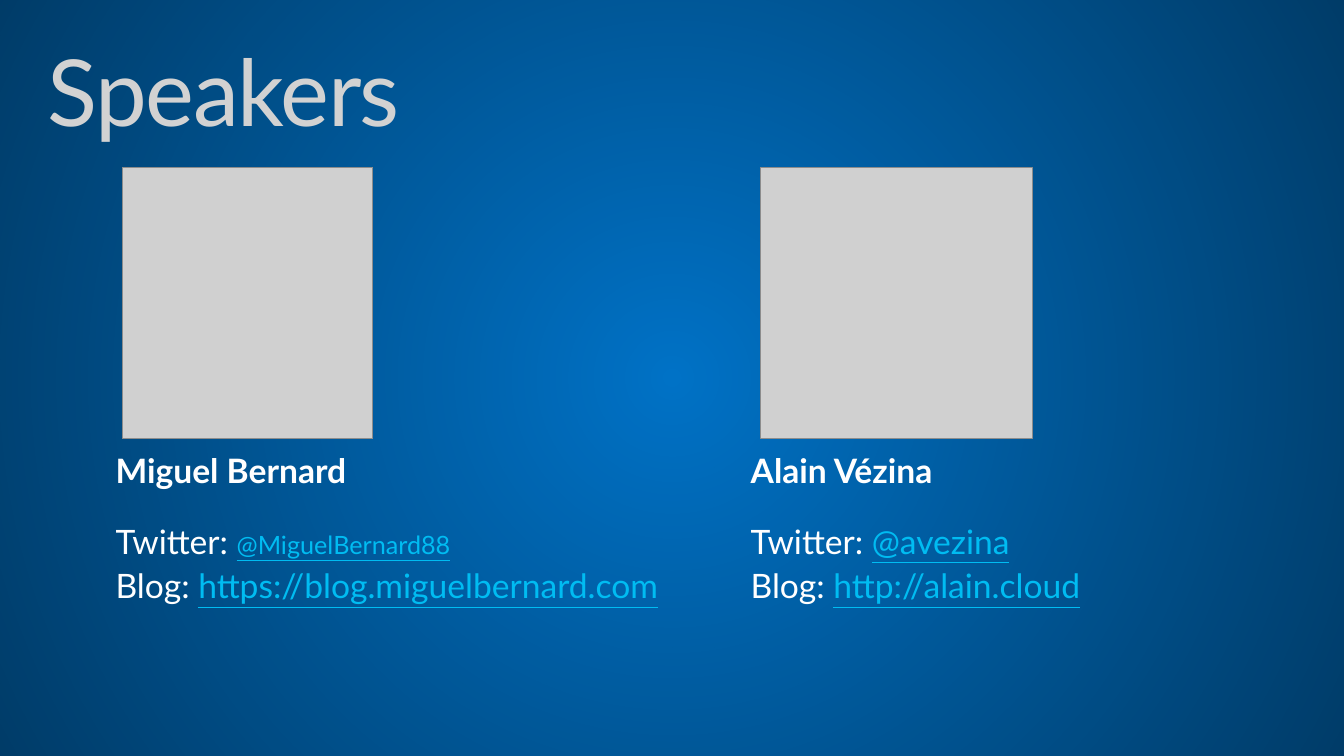
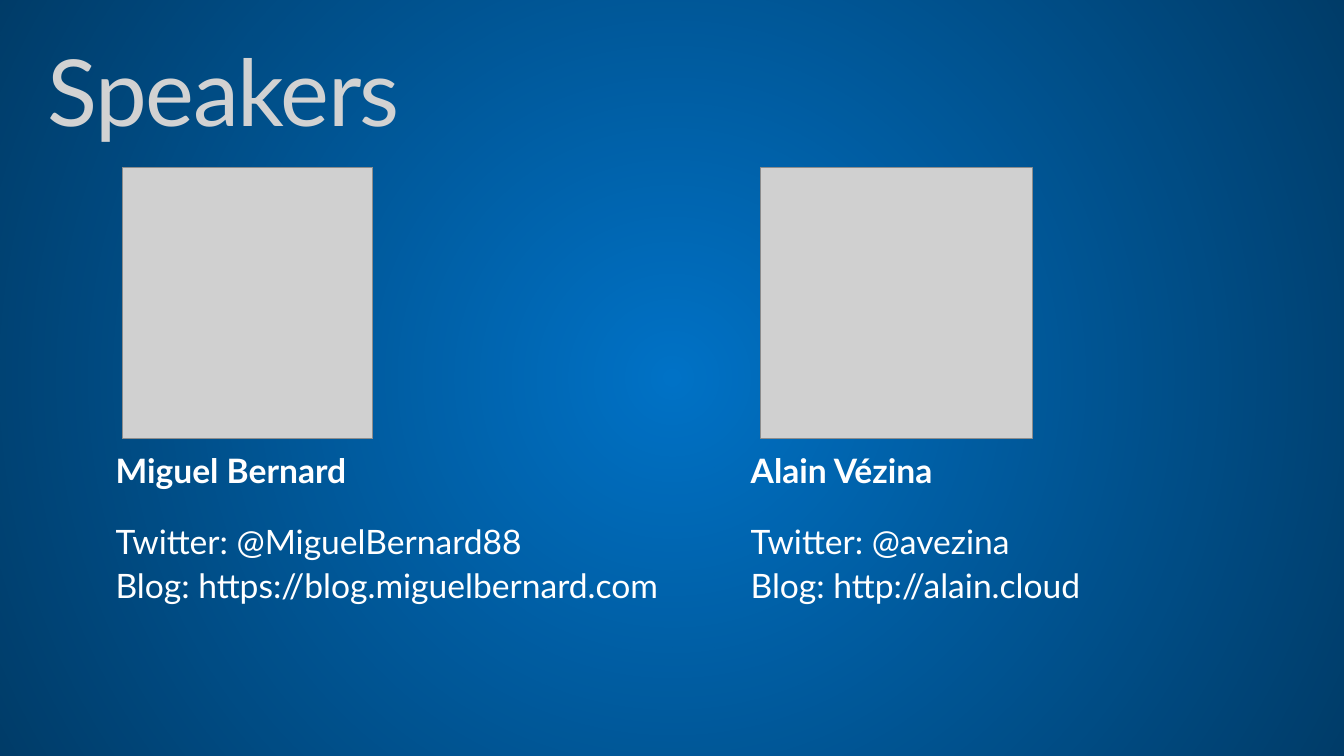
Before and after one commit to MSDEVMTL/GlobalAzureBootcamp-2019, a slide deck: slide 5 of Locations/Montreal/Welcome.pptx. Drawn at 1344x756 pixels with LibreOffice and Linux fonts; fonts in the diff are those of the drawing; grey boxes stand for pictures; background and template pictures are left out. Boxes give left, top, right and bottom in pixels: in the first picture for what was removed or moved away, otherwise in the second. Text is boxed around its words. In the diff, an @@ line names an element or a change of style, - is before the commit and + after.

```diff
--- a/Locations/Montreal/Welcome.pptx
+++ b/Locations/Montreal/Welcome.pptx
@@ text "Twitter: @MiguelBernard88" at bbox=[116, 529, 658, 604]: size 18 to 24 pt in "@MiguelBernard88"; text colour #00BCF2 to #FFFFFF, underline off in "@MiguelBernard88", "https://blog.miguelbernard.com" @@
@@ text "Twitter: @avezina" at bbox=[751, 529, 1080, 604]: text colour #00BCF2 to #FFFFFF, underline off in "@avezina", "http://alain.cloud" @@
```
Also in this commit, not shown: 2 other slides changed, 2 other files.
